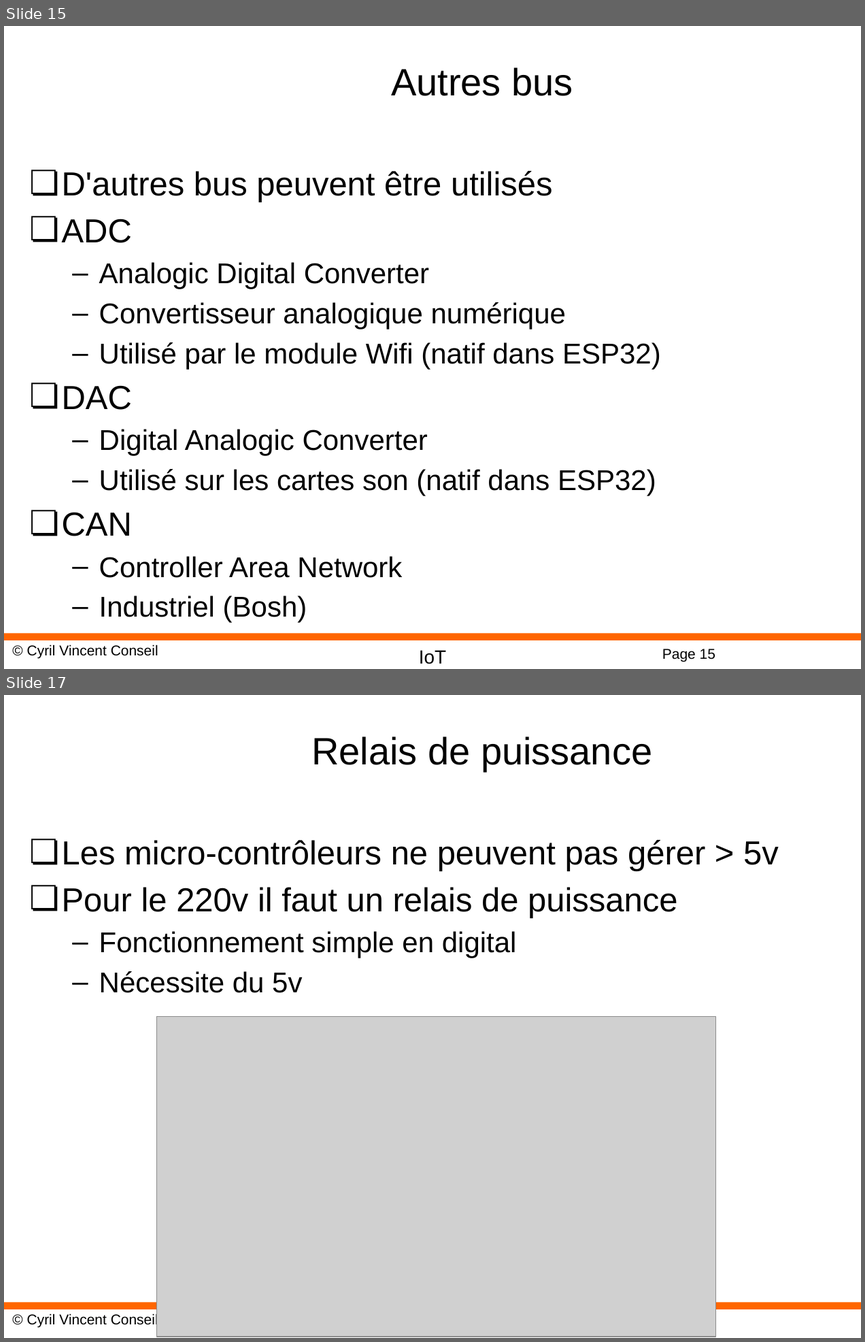
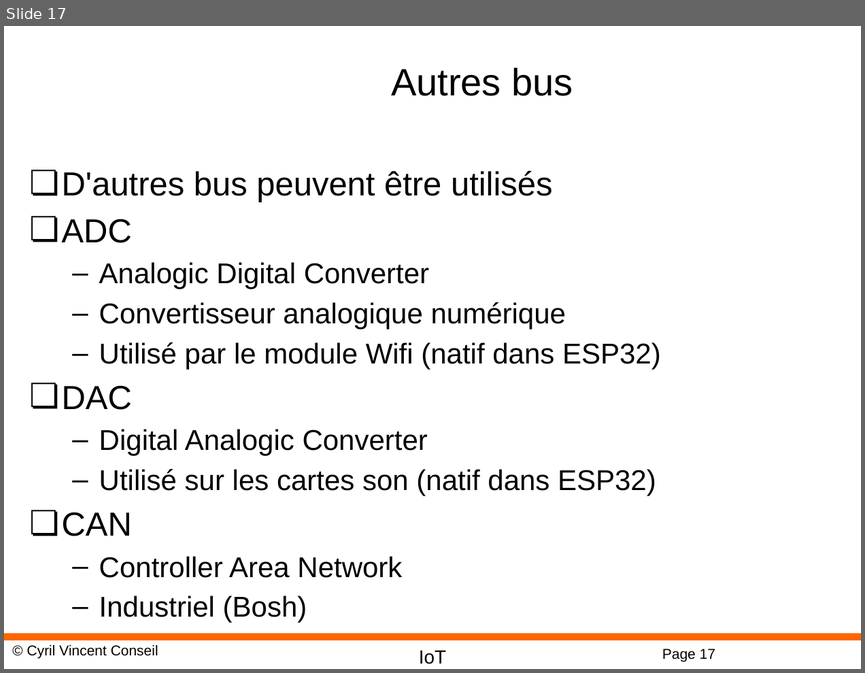
Before and after one commit to cyrilvincent/IoT, a slide deck: ppt/IoT20-MicropythonBus.pptx. Shown one above the other, each under a label of ours: slides 15 and 17 before the commit, slide 17 after it; the slides between them are not shown. The pictures are 865x1342 and 865x673 pixels, drawn with LibreOffice and Linux fonts; fonts in the diff are those of the drawing; grey boxes stand for pictures; background and template pictures are left out. Boxes give left, top, right and bottom in pixels: in the first picture for what was removed or moved away, otherwise in the second. Text is boxed around its words. In the diff, an @@ line names an element or a change of style, - is before the commit and + after.

```diff
--- a/ppt/IoT20-MicropythonBus.pptx
+++ b/ppt/IoT20-MicropythonBus.pptx
@@ slide 17 removed at box(4, 695, 861, 1338), background #FFFFFF; not listed: 4 template elements that a slide beside it also shows @@
@@ title removed at box(311, 736, 652, 772) @@
-Relais de puissance
@@ text removed at box(62, 840, 779, 993) @@
-❏ Les micro-contrôleurs ne peuvent pas gérer > 5v
-❏ Pour le 220v il faut un relais de puissance
-  – Fonctionnement simple en digital
-  – Nécessite du 5v
@@ picture removed at box(157, 1016, 717, 1336) @@
@@ what was slide 15 is now slide 17 @@
@@ page number at box(662, 648, 715, 661): text changed @@
-Page 15
+Page 17
```
Also in this commit, not shown: 1 slide changed, 4 slides added, 5 other files.
